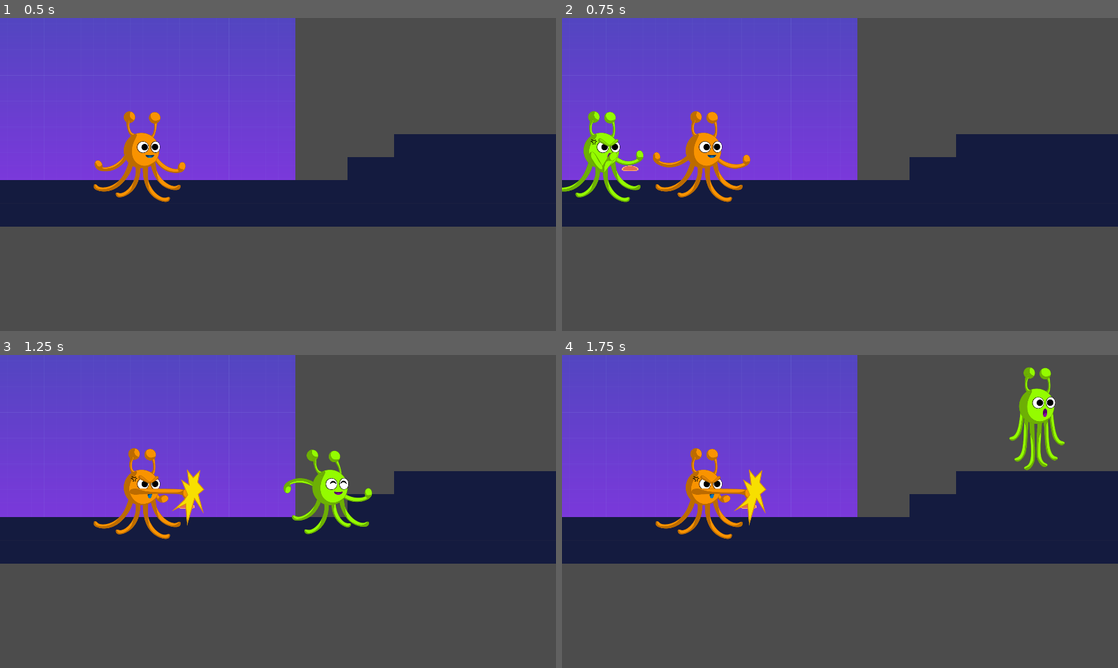
Above: before the commit, frames 1-4 (two rows, left to right).
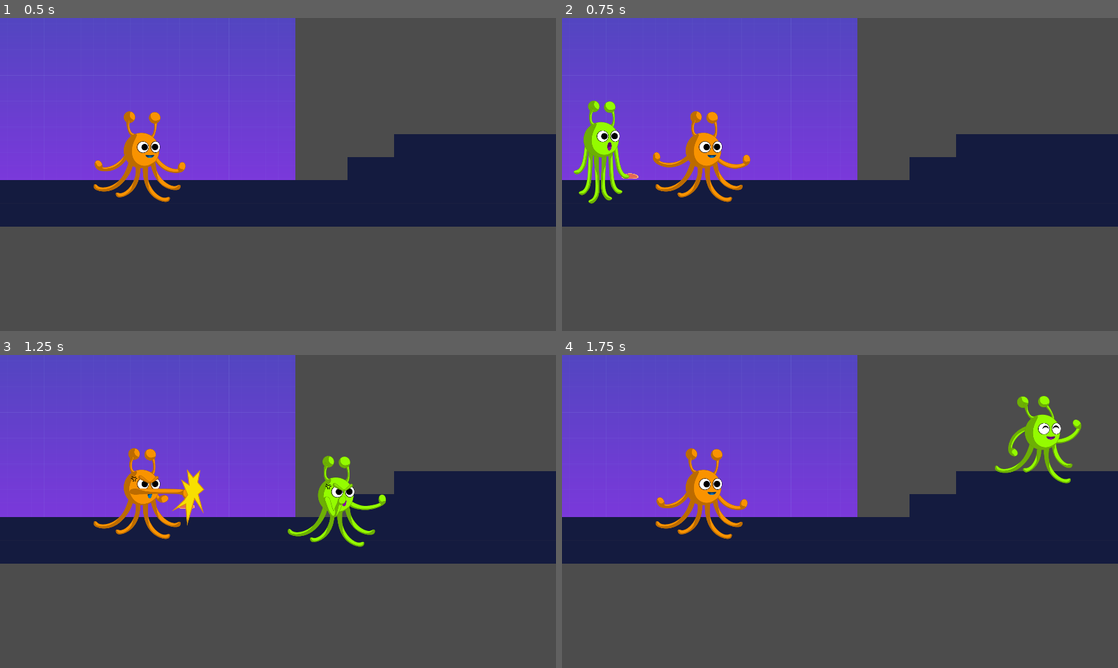
Above: after the commit, the same moments.

Repository: kigari94/IAS
Game: Godot game, scene res://src/Levels/Level01.tscn
The game is run twice, just before and just after one commit, with the same random seed, the same clock (stepped at 60 frames per second) and the same inputs. This scene is started directly instead of the project's main scene.
Inputs:
- Up to frame 1 (0.5 s): no input
- Up to frame 2 (0.75 s): hold D (move_right) from 0.53 s (still down); hold Space (attack) from 0.53 s (still down)
- Up to frame 3 (1.25 s): keep holding D (move_right); keep holding Space (attack); tap W (jump) at 0.77, 1.07 s; tap Keypad Enter (attack_p2) at 0.8 s
- Up to frame 4 (1.75 s): keep holding D (move_right); release Space (attack) at 1.28 s; tap Keypad Enter (attack_p2) at 1.35 s; tap W (jump) at 1.52, 1.55 s

Frame 1 is identical in both runs. In frame 2, 1.9% of the frame differs, in the area x 0-15%, y 26-60%; in frame 3, 1.9%; in frame 4, 2.9%, in the area x 17-94%, y 3-59%.

Commit message:
fixed death animation, coppyed script to player 2

Diff:
--- a/src/Actors/Actor.gd
+++ b/src/Actors/Actor.gd
@@ -9,7 +9,7 @@
 
 var _velocity: = Vector2.ZERO
 
-enum _STATES {IDLE, MOVE, ATTACK}
+enum _STATES {IDLE, MOVE, ATTACK, DEATH}
 
 var _current_state = _STATES.IDLE
 
--- a/src/Actors/Player.gd
+++ b/src/Actors/Player.gd
@@ -51,7 +51,7 @@
 	var snap: Vector2 = Vector2.DOWN * 60.0 if direction.y == 0.0 else Vector2.ZERO
 	_velocity = move_and_slide_with_snap(_velocity, snap, FLOOR_NORMAL, true)
 
-	if direction == Vector2(0,0) and _current_state != _STATES.ATTACK:
+	if direction == Vector2(0,0) and _current_state != _STATES.ATTACK and _current_state != _STATES.DEATH:
 		_current_state = _STATES.IDLE
 
 	if _current_state == _STATES.IDLE  and self.is_on_floor():
@@ -124,6 +124,7 @@
 
 func die() -> void:
 	input_enabled = false
+	_current_state = _STATES.DEATH
 	$Timer.start()
 	main_camera.set_target(2)
 	PlayerData.playerOneActive = false
@@ -155,6 +156,7 @@
 			break
 		self.position = Vector2(new_position.x,-y)
 	input_enabled = true
+	_current_state = _STATES.IDLE
 
 func facing_direction(direction: float) -> void:
 	if direction > 0.0:
--- a/src/Actors/Player.tscn
+++ b/src/Actors/Player.tscn
@@ -8,10 +8,10 @@
 polygon = PoolVector2Array( -47.7193, -80.1353, -45.552, -86.1556, -40.2541, -93.1392, -32.7889, -96.9922, 32.4715, -96 …(218 unchanged characters)…
 
 [sub_resource type="RectangleShape2D" id=2]
-extents = Vector2( 60, 67.5 )
+extents = Vector2( 40, 41 )
 
 [sub_resource type="RectangleShape2D" id=3]
-extents = Vector2( 66, 75 )
+extents = Vector2( 45.6478, 41.7715 )
 
 [sub_resource type="Animation" id=9]
 resource_name = "Death_Animation"
@@ -41,12 +41,11 @@
 "times": PoolRealArray( 0, 0.2, 0.4, 0.6, 0.8 ),
 "transitions": PoolRealArray( 1, 1, 1, 1, 1 ),
 "update": 1,
-"values": [ 5, 6, 7, 8, 9 ]
+"values": [ 15, 16, 17, 18, 19 ]
 }
 
 [sub_resource type="Animation" id=10]
 resource_name = "Idle_Animation"
-loop = true
 tracks/0/type = "value"
 tracks/0/path = NodePath("PlayerAnimation:frame")
 tracks/0/interp = 1
@@ -57,7 +56,7 @@
 "times": PoolRealArray( 0, 0.2 ),
 "transitions": PoolRealArray( 1, 1 ),
 "update": 1,
-"values": [ 0, 1 ]
+"values": [ 0, 0 ]
 }
 
 [sub_resource type="Animation" id=8]
@@ -69,16 +68,16 @@
 tracks/0/imported = false
 tracks/0/enabled = true
 tracks/0/keys = {
-"times": PoolRealArray( 0, 0.3, 0.6 ),
-"transitions": PoolRealArray( 1, 1, 1 ),
+"times": PoolRealArray( 0, 0.3 ),
+"transitions": PoolRealArray( 1, 1 ),
 "update": 1,
-"values": [ 15, 16, 17 ]
+"values": [ 10, 11 ]
 }
 
 [sub_resource type="Animation" id=5]
 length = 0.001
 tracks/0/type = "value"
-tracks/0/path = NodePath("PlayerAnimation:frame")
+tracks/0/path = NodePath("Attack:frame")
 tracks/0/interp = 1
 tracks/0/loop_wrap = true
 tracks/0/imported = false
@@ -90,7 +89,7 @@
 "values": [ 0 ]
 }
 tracks/1/type = "value"
-tracks/1/path = NodePath("PlayerAnimation:offset")
+tracks/1/path = NodePath("PlayerAnimation:frame")
 tracks/1/interp = 1
 tracks/1/loop_wrap = true
 tracks/1/imported = false
@@ -99,7 +98,7 @@
 "times": PoolRealArray( 0 ),
 "transitions": PoolRealArray( 1 ),
 "update": 0,
-"values": [ Vector2( 0, 0 ) ]
+"values": [ 0 ]
 }
 
 [sub_resource type="Animation" id=6]
@@ -115,7 +114,7 @@
 "times": PoolRealArray( 0, 0.4 ),
 "transitions": PoolRealArray( 1, 1 ),
 "update": 1,
-"values": [ 10, 11 ]
+"values": [ 5, 6 ]
 }
 
 [node name="Player2" type="KinematicBody2D"]
@@ -147,6 +146,7 @@
 shape = SubResource( 3 )
 
 [node name="Timer" type="Timer" parent="."]
+wait_time = 2.0
 one_shot = true
 
 [node name="WeaponSpawnLocation" type="Node2D" parent="."]
--- a/src/Actors/Player2.gd
+++ b/src/Actors/Player2.gd
@@ -6,25 +6,26 @@
 var main_camera =  null
 var player_weapon = null
 var input_enabled = true
+var screen_position = null
 
 onready var animation = $AnimationPlayer
 
 
+var jumpSound: AudioStreamPlayer
 var punchSound: AudioStreamPlayer
-var jumpSound: AudioStreamPlayer
 var deathSound: AudioStreamPlayer
 var respawnSound: AudioStreamPlayer
 
+func _ready() -> void:
+	# Sound init
+	jumpSound = AudioStreamPlayer.new()
+	add_child(jumpSound)
+	#jumpSound.stream = preload("res://assets/Sounds/pop.wav")
+	jumpSound.stream = preload("res://assets/Sounds/JUMP/cartoon-jump-6462.mp3")
 
-
-func _ready() -> void:
 	punchSound = AudioStreamPlayer.new()
 	add_child(punchSound)
 	punchSound.stream = preload("res://assets/Sounds/FIGHT/punch-2-37333.mp3")
-
-	jumpSound = AudioStreamPlayer.new()
-	add_child(jumpSound)
-	jumpSound.stream = preload("res://assets/Sounds/JUMP/cartoon-jump-6462.mp3")
 
 	deathSound = AudioStreamPlayer.new()
 	add_child(deathSound)
@@ -33,7 +34,6 @@
 	respawnSound = AudioStreamPlayer.new()
 	add_child(respawnSound)
 	respawnSound.stream = preload("res://assets/Sounds/JUMP/dramatic-sound-effect-01-144470_RESPAWN.mp3")
-
 
 	#player_weapon.connect("attack_finished", self, "on_player_weapon_attack_finished")
 	main_camera = get_node(camera)
@@ -51,22 +51,24 @@
 	var snap: Vector2 = Vector2.DOWN * 60.0 if direction.y == 0.0 else Vector2.ZERO
 	_velocity = move_and_slide_with_snap(_velocity, snap, FLOOR_NORMAL, true)
 
-	if direction == Vector2(0,0) and _current_state != _STATES.ATTACK:
+	if direction == Vector2(0,0) and _current_state != _STATES.ATTACK and _current_state != _STATES.DEATH:
 		_current_state = _STATES.IDLE
 
 	if _current_state == _STATES.IDLE  and self.is_on_floor():
 		animation.play("Idle_Animation")
 
+	# Jump Animation + play jump sound
+	if direction.y < 0 and _current_state != _STATES.ATTACK:
+		animation.play("Jump_Animation")
+		jumpSound.play()
+
+
 	# Run Animation
 	if ((direction.x < 0 or direction.x > 0) and _current_state != _STATES.ATTACK and self.is_on_floor()):
-		print("run")
+		#print("run")
 		_current_state = _STATES.MOVE
 		animation.play("Run_Animation")
 
-	# play jump sound
-	if direction.y < 0 and _current_state != _STATES.ATTACK:
-		animation.play("Jump_Animation")
-		jumpSound.play()
 
 
 func _input(event: InputEvent) -> void:
@@ -77,13 +79,22 @@
 		weapon_anchor.add_child(weapon_instance)
 		player_weapon = weapon_anchor.get_child(0)
 		player_weapon.attack()
-		# Fight Animation + Sound
+	# Fight Animation + play fight sound
 		animation.play("Fight_Animation")
 		punchSound.play()
 
-#func _on_attack_finished(_Attack_Animation):
-#	player_weapon.queue_free()
-#	_current_state = _STATES.IDLE
+func _on_AnimationPlayer_animation_finished(anim_name):
+	print(anim_name)
+	if anim_name == "Fight_Animation":
+		print("fight end")
+		player_weapon.queue_free()
+		_current_state = _STATES.IDLE
+	if anim_name == "Run_Animation":
+		print("run_end")
+		_current_state = _STATES.IDLE
+	if anim_name == "Idle_Animation":
+		print("Idle end")
+
 
 # Calculating a Vector2, from the user inputs, as direction value for the player
 func get_direction() -> Vector2:
@@ -113,6 +124,7 @@
 
 func die() -> void:
 	input_enabled = false
+	_current_state = _STATES.DEATH
 	$Timer.start()
 	main_camera.set_target(1)
 	PlayerData.playerOneActive = true
@@ -126,17 +138,25 @@
 func respawn_position():
 #TODO: need to finde a way to calculate a good respawn position
 	var new_position = Vector2()
-	var old_position = self.position
-	new_position.x = old_position.x + 2000
-	new_position.y = old_position.y - 2000
+	screen_position = main_camera.get_position()
+	new_position.x = screen_position.x - 6000
+	new_position.y = screen_position.y
+
 	return  new_position
 
 func respawn() -> void :
 	#TODO Respawn animation
+	# play respawn sound
+	var new_position = respawn_position()
 	respawnSound.play()
-
+	for y in range(3000,3030):
+		print(is_on_floor())
+		if is_on_floor() == false:
+			print("hello")
+			break
+		self.position = Vector2(new_position.x,-y)
 	input_enabled = true
-	self.position = respawn_position()
+	_current_state = _STATES.IDLE
 
 func facing_direction(direction: float) -> void:
 	if direction > 0.0:
--- a/src/Actors/Player2.tscn
+++ b/src/Actors/Player2.tscn
@@ -162,4 +162,4 @@
 
 [connection signal="area_entered" from="DangerDetector" to="." method="_on_DangerDetector_area_entered"]
 [connection signal="timeout" from="Timer" to="." method="_on_Timer_timeout"]
-[connection signal="animation_finished" from="AnimationPlayer" to="." method="_on_attack_finished"]
+[connection signal="animation_finished" from="AnimationPlayer" to="." method="_on_AnimationPlayer_animation_finished"]
